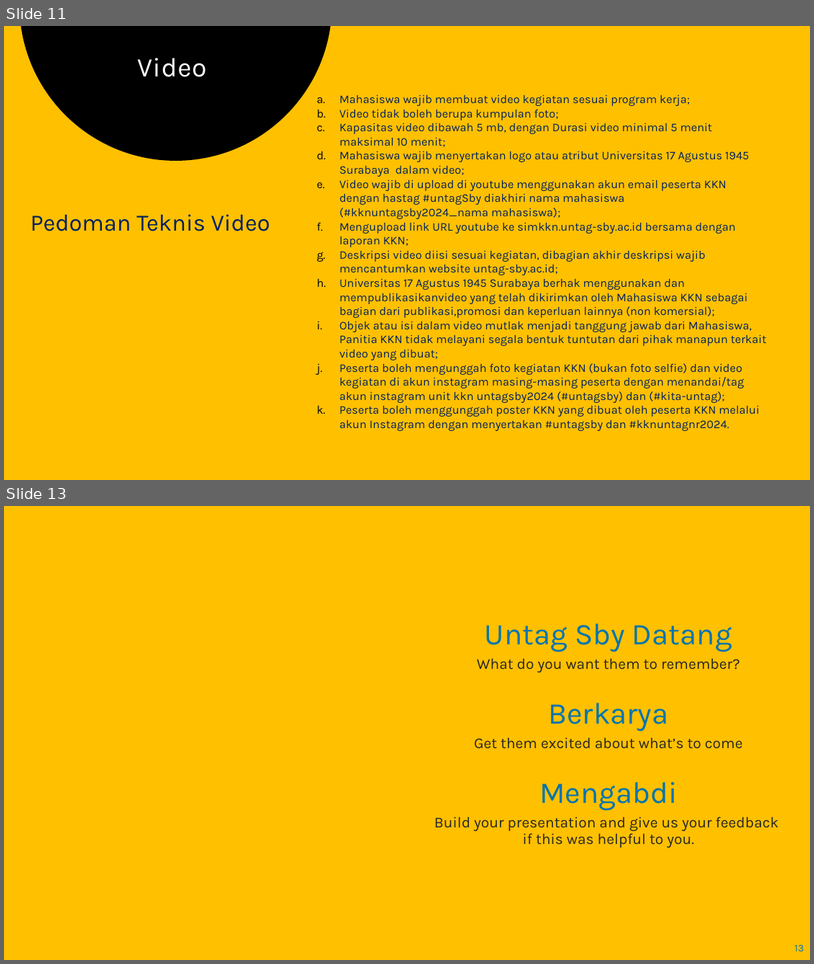
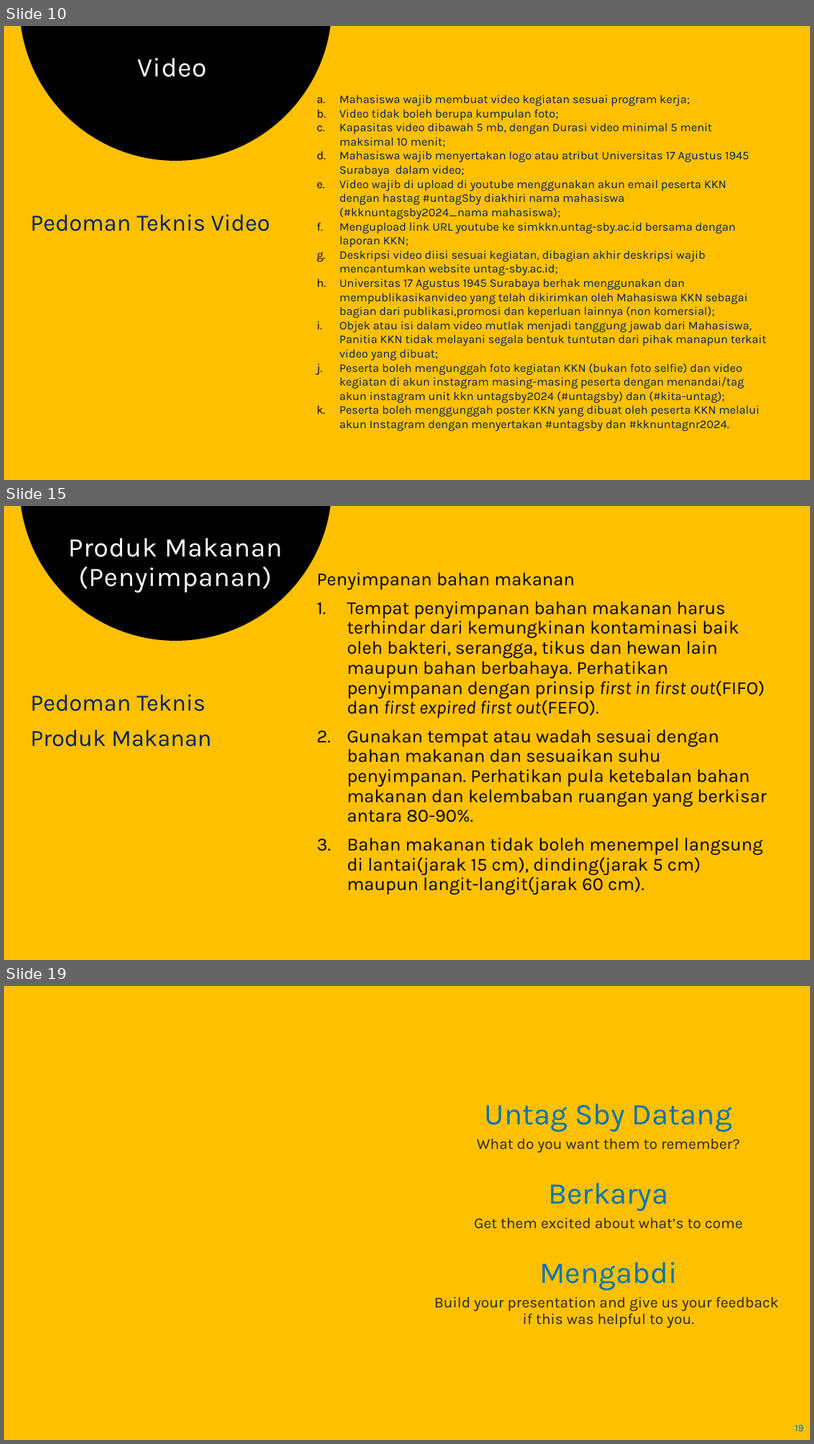
Before and after one commit to chariotofthesun/kkngenap2024, a slide deck: petunjuk teknis luaran kkn untag sby.pptx. Shown one above the other, each under a label of ours: slides 11 and 13 before the commit, slides 10, 15 and 19 after it; the slides between them are not shown. The pictures are 814x964 and 814x1444 pixels, drawn with LibreOffice and Linux fonts; fonts in the diff are those of the drawing; background and template pictures are left out. Boxes give left, top, right and bottom in pixels: in the first picture for what was removed or moved away, otherwise in the second. Text is boxed around its words. In the diff, an @@ line names an element or a change of style, - is before the commit and + after.

```diff
--- a/petunjuk teknis luaran kkn untag sby.pptx
+++ b/petunjuk teknis luaran kkn untag sby.pptx
@@ slide 15 added at [4, 506, 810, 960], background #FFC000 @@
@@ freeform shape added at [19, 506, 332, 641], fill #000000 @@
@@ title added at [68, 538, 282, 592], 32 pt, text #FFFFFF @@
+Produk Makanan
+(Penyimpanan)
@@ text added at [317, 572, 766, 894], 22 pt, text #000000 @@
+Penyimpanan bahan makanan
+1. Tempat penyimpanan bahan makanan harus terhindar dari kemungkinan kontaminasi baik oleh bakteri, serangga, tikus dan hewan lain maupun bahan berbahaya. Perhatikan penyimpanan dengan prinsip first in first out(FIFO) dan first expired first out(FEFO).
+2. Gunakan tempat atau wadah sesuai dengan bahan makanan dan sesuaikan suhu penyimpanan. Perhatikan pula ketebalan bahan makanan dan kelembaban ruangan yang berkisar antara 80-90%.
+3. Bahan makanan tidak boleh menempel langsung di lantai(jarak 15 cm), dinding(jarak 5 cm) maupun langit-langit(jarak 60 cm).
@@ text added at [31, 694, 211, 746], 28 pt, text #002060 @@
+Pedoman Teknis
+Produk Makanan
@@ what was slide 11 is now slide 10 @@
@@ what was slide 13 is now slide 19 @@
@@ page number at [795, 1424, 805, 1431]: text changed @@
-13
+19
```
Also in this commit, not shown: 1 slide changed, 6 other slides added, 1 slide removed.
